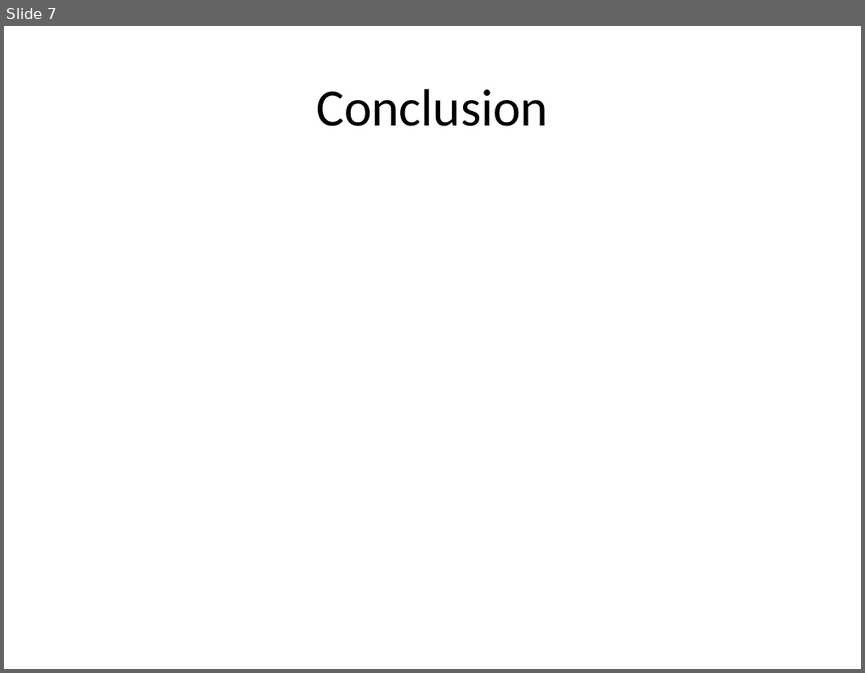
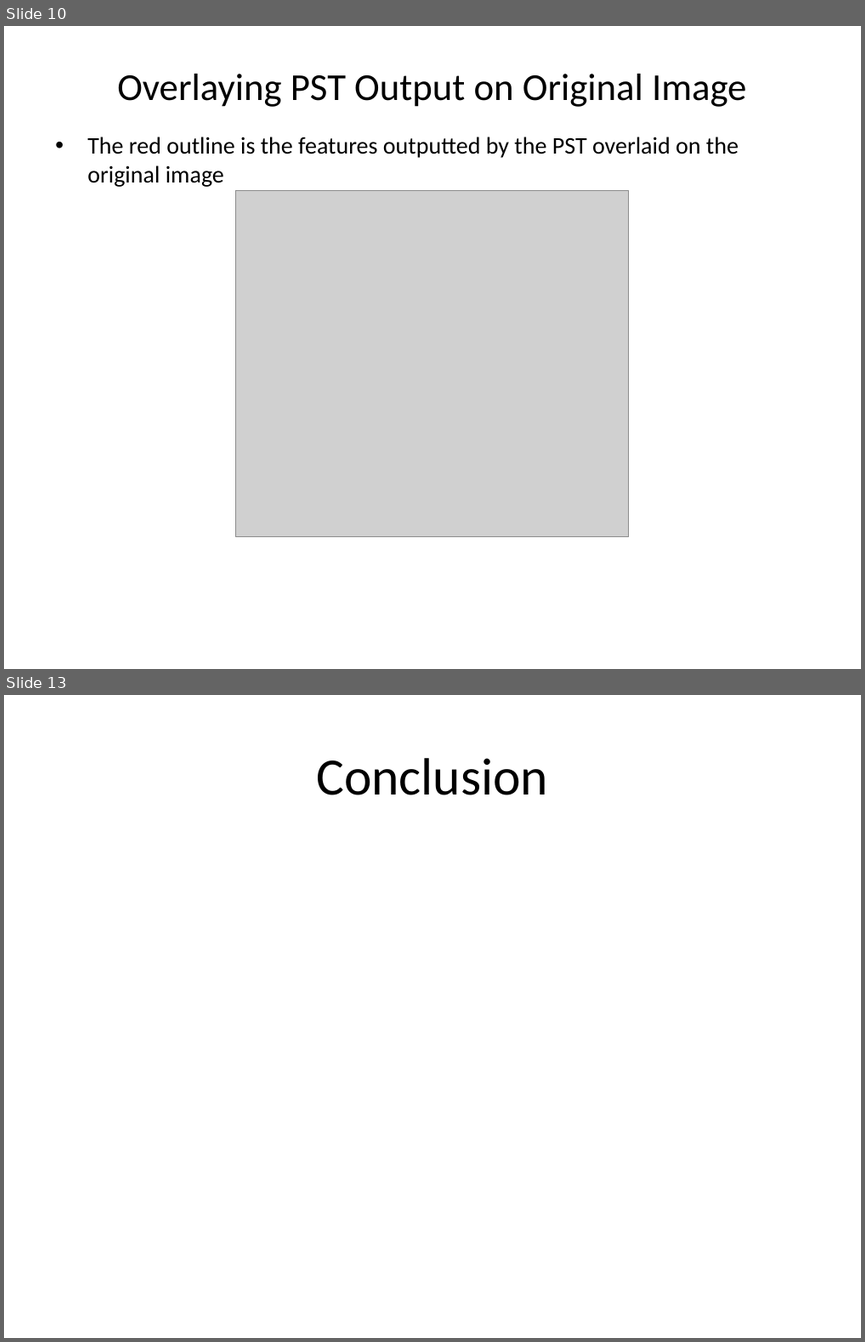
Before and after one commit to tristanmelton/ECE274, a slide deck: ref/Live-Cell_Tracking_using_Phase_Stretch_Transform.pptx. Shown one above the other, each under a label of ours: slide 7 before the commit, slides 10 and 13 after it; the slides between them are not shown. The pictures are 865x673 and 865x1342 pixels, drawn with LibreOffice and Linux fonts; fonts in the diff are those of the drawing; grey boxes stand for pictures. Boxes give left, top, right and bottom in pixels: in the first picture for what was removed or moved away, otherwise in the second. Text is boxed around its words. In the diff, an @@ line names an element or a change of style, - is before the commit and + after.

```diff
--- a/ref/Live-Cell_Tracking_using_Phase_Stretch_Transform.pptx
+++ b/ref/Live-Cell_Tracking_using_Phase_Stretch_Transform.pptx
@@ slide 10 added at (4, 26, 861, 669), background #FFFFFF @@
@@ title added at (117, 74, 746, 107), 32 pt, text #000000 @@
+Overlaying PST Output on Original Image
@@ text added at (87, 136, 738, 187), 20 pt, text #000000 @@
+• The red outline is the features outputted by the PST overlaid on the original image
@@ picture added at (236, 191, 629, 537) @@
@@ what was slide 7 is now slide 13 @@
```
Also in this commit, not shown: 3 slides changed, 8 other slides added, 3 slides removed.
